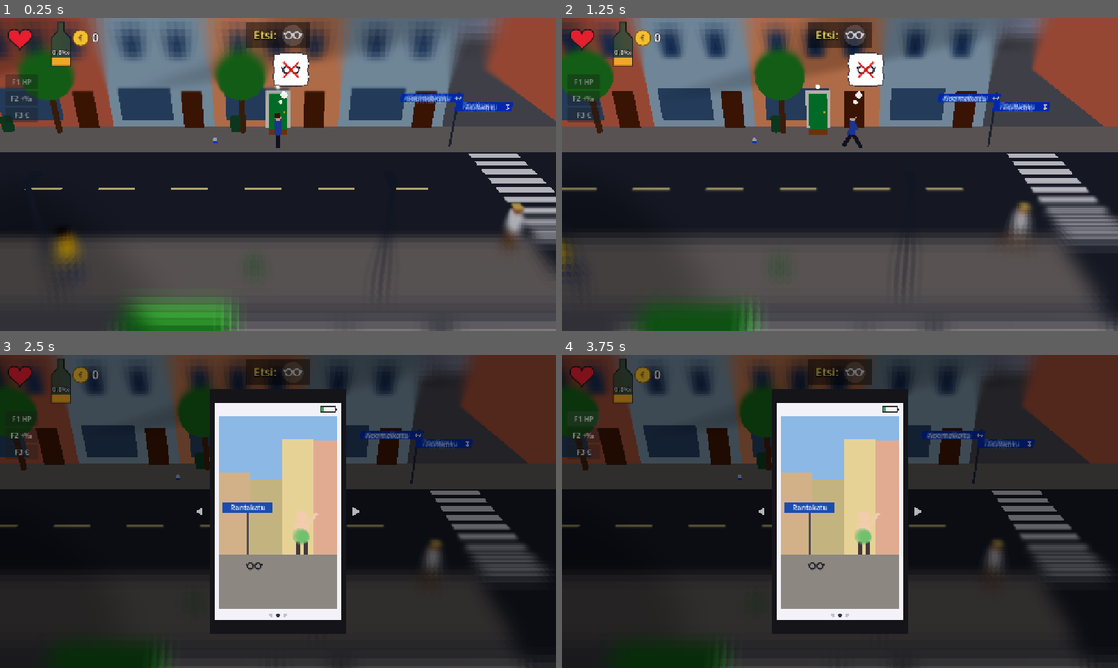
Above: before the commit, frames 1-4 (two rows, left to right).
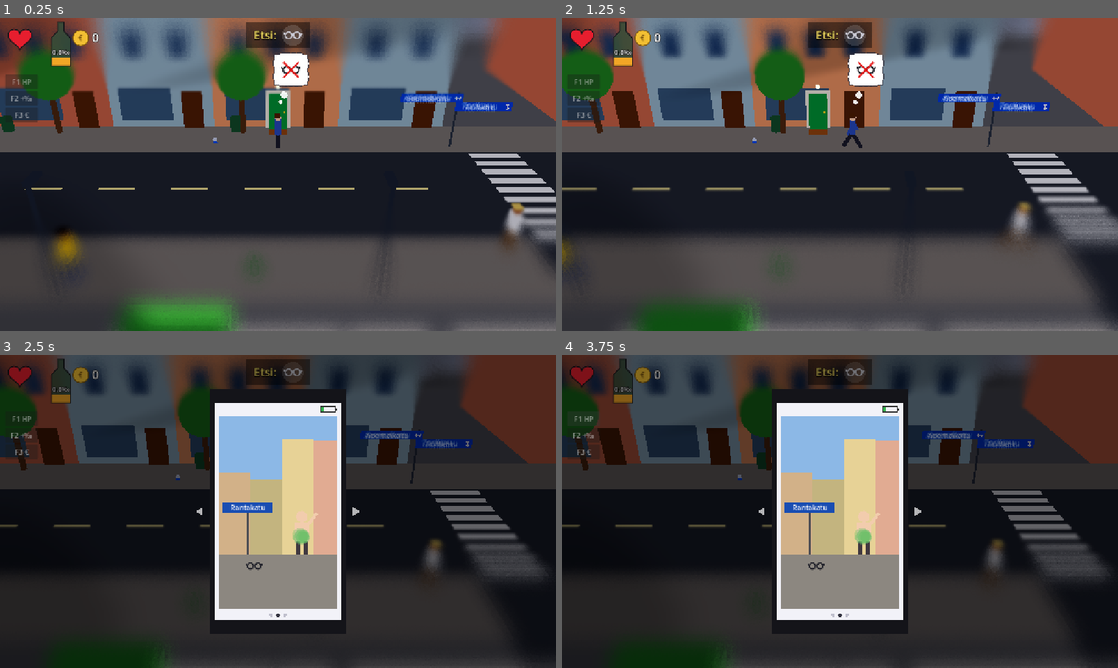
Above: after the commit, the same moments.

Repository: Ecculi/GoodMorningMoonshine
Game: Godot game, scene res://scenes/main.tscn
The game is run twice, just before and just after one commit, with the same random seed, the same clock (stepped at 60 frames per second) and the same inputs.
Inputs:
- Up to frame 1 (0.25 s): no input
- Up to frame 2 (1.25 s): tap Enter at 0.5 s; hold Right (move_right) from 0.53 s (still down); hold Space (action) from 0.53 s (still down)
- Up to frame 3 (2.5 s): release Right (move_right) at 1.28 s; release Space (action) at 1.28 s; hold Down (move_down) 1.28-2.03 s; tap P (phone) at 1.35 s; hold Right (move_right) from 2.03 s (still down); tap Z at 2.1 s
- Up to frame 4 (3.75 s): release Right (move_right) at 2.78 s; hold Up (move_up) 2.78-3.5 s; tap Enter at 2.85 s; click "F1 HP" at 3.5 s

The runs differ from the first frame. In frame 1, less than 0.1% of the frame differs, in the area x 39-99%, y 4-100%; in frame 2, less than 0.1%, in the area x 0-100%, y 63-100%; in frame 3, less than 0.1%; in frame 4, less than 0.1%.

Commit message:
Drunk blur above 3.0: 1.5 m circle and much stronger blur outside
Blur kernel rotated per pixel so strong blur looks soft instead of
showing copies.

Co-Authored-By: Claude Opus 5.5 <noreply@anthropic.com>
Claude-Session: https://claude.ai/code/session_014p1PebUFuQA4D9T8dUNWSx

Diff:
--- a/scripts/main.gd
+++ b/scripts/main.gd
@@ -1212,14 +1212,16 @@
 
 ## Drunk: everything gets blurrier (a little inside a circle around the
 ## player, more outside it), and the circle shrinks quickly from the whole
-## screen (2.0 per mille) to a radius of 2.5 m (3.0 per mille and up).
+## screen (2.0 per mille) to a radius of 1.5 m (3.0 per mille and up);
+## above 3.0 the blur outside gets much stronger.
 const DRUNK_CIRCLE_MAX := 14.0
-const DRUNK_CIRCLE_MIN := 2.5
+const DRUNK_CIRCLE_MIN := 1.5
 
 
 func _update_drunk_circle() -> void:
 	var t := clampf((GameState.promille - GameState.PROMILLE_DRUNK) / 1.5, 0.0, 1.0)
 	tilt_mat.set_shader_parameter("drunk", t)
+	tilt_mat.set_shader_parameter("heavy", clampf((GameState.promille - 3.0) / 0.5, 0.0, 1.0))
 	var vs := get_viewport().get_visible_rect().size
 	var c: Vector3 = player.global_position + Vector3(0, 1.0, 0)
 	if camera.is_position_behind(c):
--- a/shaders/tilt_shift.gdshader
+++ b/shaders/tilt_shift.gdshader
@@ -16,6 +16,8 @@
 uniform vec2 circle_center = vec2(0.5, 0.5);
 uniform float circle_radius = 2.0;
 uniform float aspect = 1.7778;
+// Above 3 per mille (0..1): much stronger blur outside the circle.
+uniform float heavy = 0.0;
 // Sun glare without sunglasses (0..1), strongest towards the top.
 uniform float glare = 0.0;
 // Double vision when very drunk (0..1): a second, shifted image.
@@ -30,15 +32,20 @@
 	float dc = length((SCREEN_UV - circle_center) * vec2(aspect, 1.0));
 	float outside = smoothstep(circle_radius, circle_radius * 1.6, dc);
 	// Some blur also inside the circle, stronger outside it.
-	amount = clamp(max(amount, mix(0.3, 1.0, outside) * drunk), 0.0, 1.0);
+	float drunk_blur = mix(0.3, 1.0, outside) * drunk + outside * heavy * 1.3;
+	amount = clamp(max(amount, drunk_blur), 0.0, 2.3);
 	vec2 step_px = SCREEN_PIXEL_SIZE * max_blur * amount;
 	vec3 col = vec3(0.0);
 	float wsum = 0.0;
+	// Rotate the sample grid randomly per pixel so strong blur turns into
+	// soft noise instead of visible copies.
+	float ang = fract(sin(dot(FRAGCOORD.xy, vec2(12.9898, 78.233))) * 43758.5453) * 6.2831853;
+	mat2 rot = mat2(vec2(cos(ang), sin(ang)), vec2(-sin(ang), cos(ang)));
 	for (int x = -2; x <= 2; x++) {
 		for (int y = -2; y <= 2; y++) {
 			vec2 o = vec2(float(x), float(y));
 			float w = exp(-dot(o, o) / 3.0);
-			col += texture(screen_tex, uv + o * step_px).rgb * w;
+			col += texture(screen_tex, uv + (rot * o) * step_px).rgb * w;
 			wsum += w;
 		}
 	}
Not shown, changed: DESIGN.md
